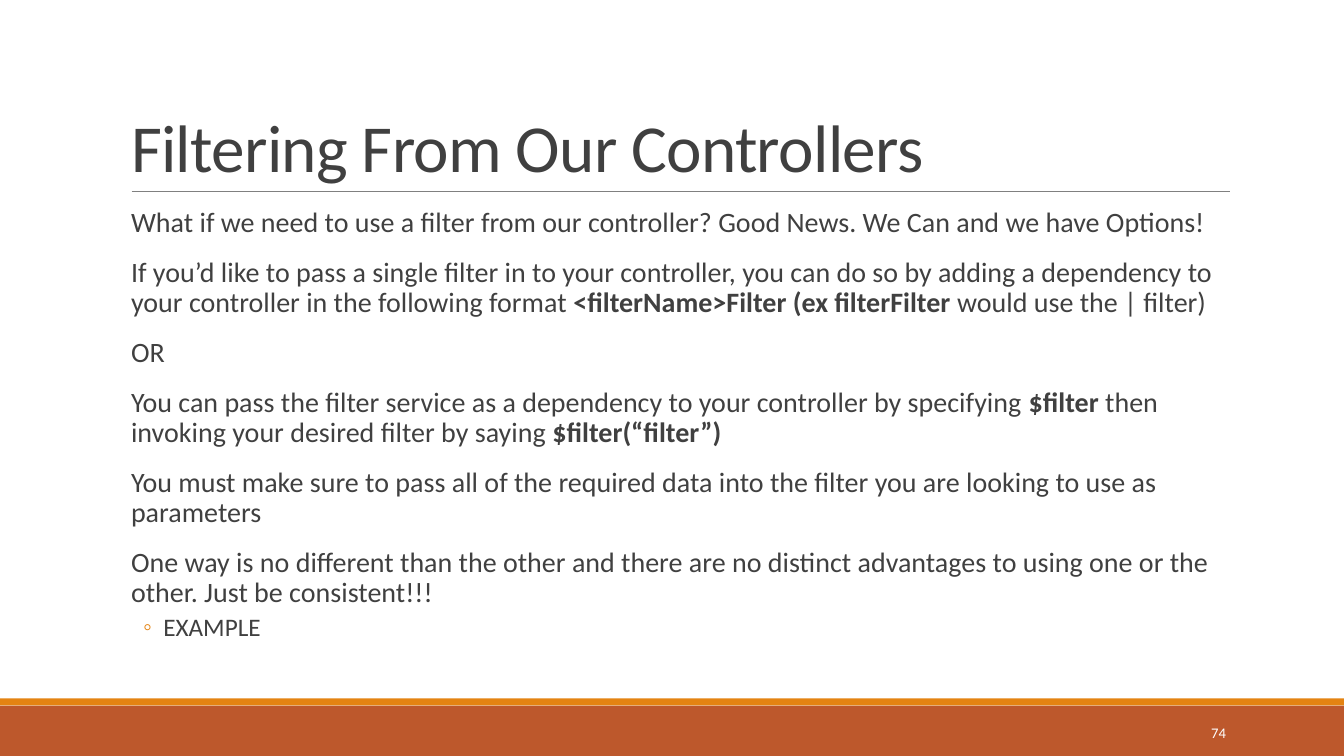
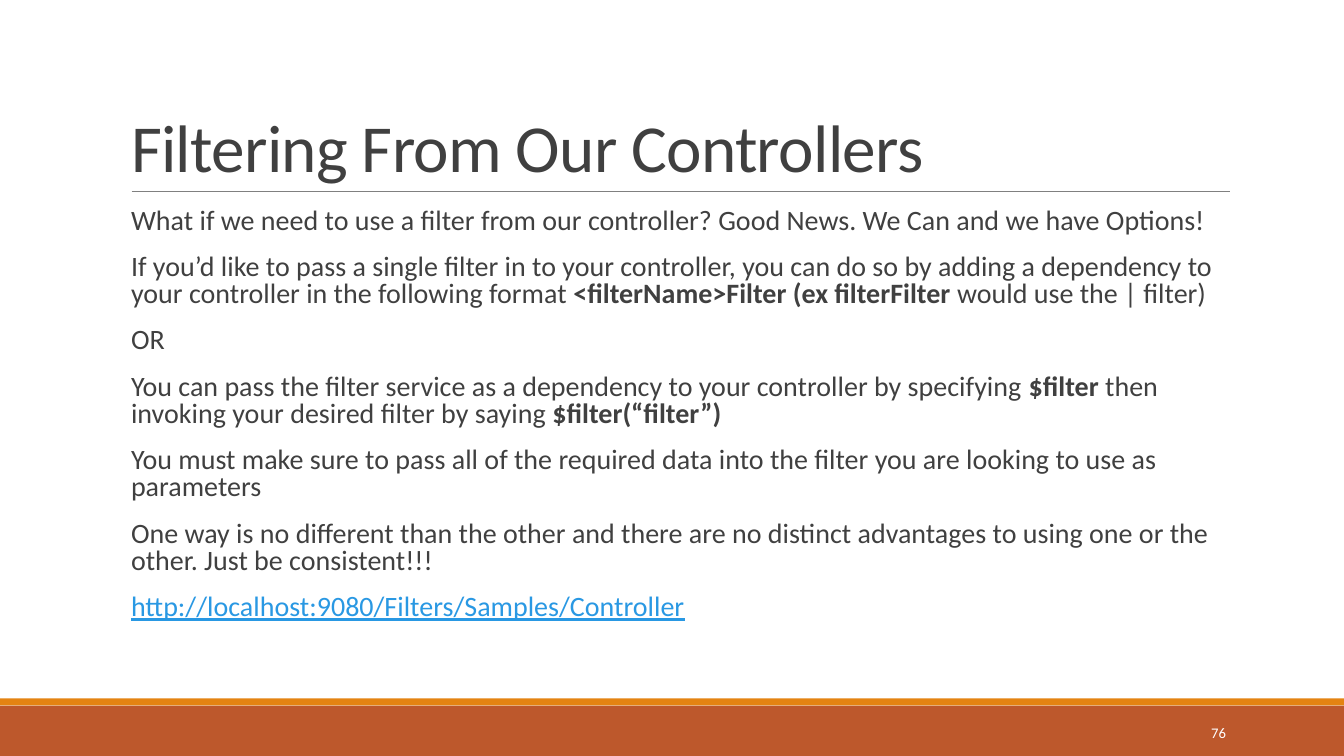
Before and after one commit to sbechtold/angularjs, a slide deck: slide 76 of materials/AngularJS.pptx (slide 74 before the commit). Drawn at 1344x756 pixels with LibreOffice and Linux fonts; fonts in the diff are those of the drawing. Boxes give left, top, right and bottom in pixels: in the first picture for what was removed or moved away, otherwise in the second. Text is boxed around its words. In the diff, an @@ line names an element or a change of style, - is before the commit and + after.

```diff
--- a/materials/AngularJS.pptx
+++ b/materials/AngularJS.pptx
@@ text at (131,210,1212,570): line spacing 0.9 to 0.8 @@
@@ text at (131,596,684,621): text changed; size 18 to 20 pt; text colour #404040 to #2998E3 @@
-  ◦ EXAMPLE
+  http://localhost:9080/Filters/Samples/Controller
@@ page number at (1211,728,1226,738): text changed @@
-74
+76
```
Also in this commit, not shown: 3 other slides changed, 6 slides added, 4 slides removed, 46 other files.
